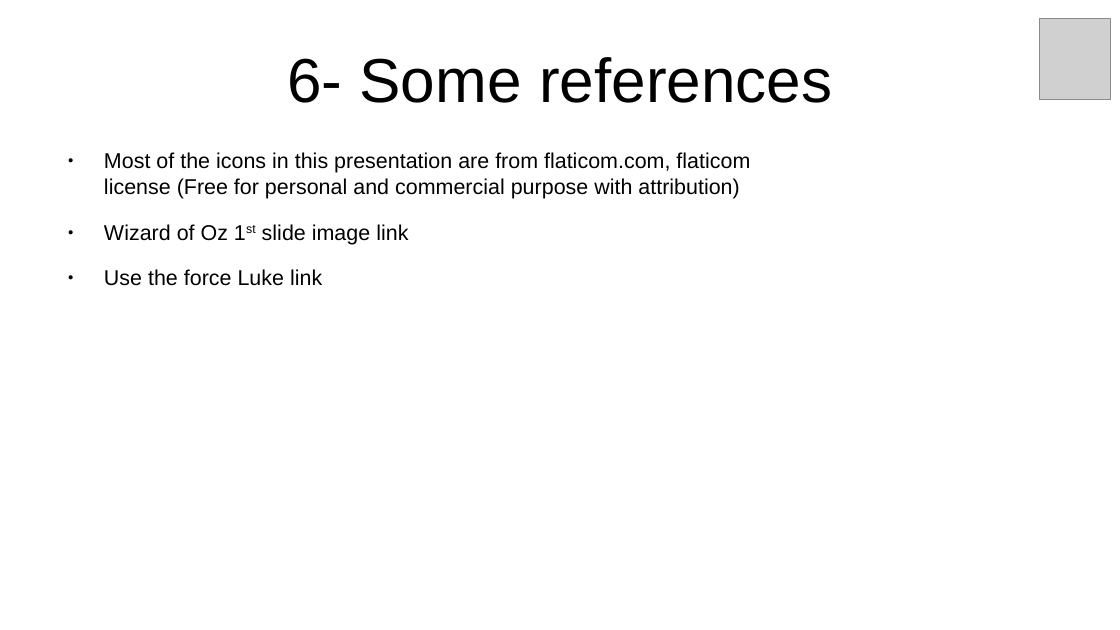
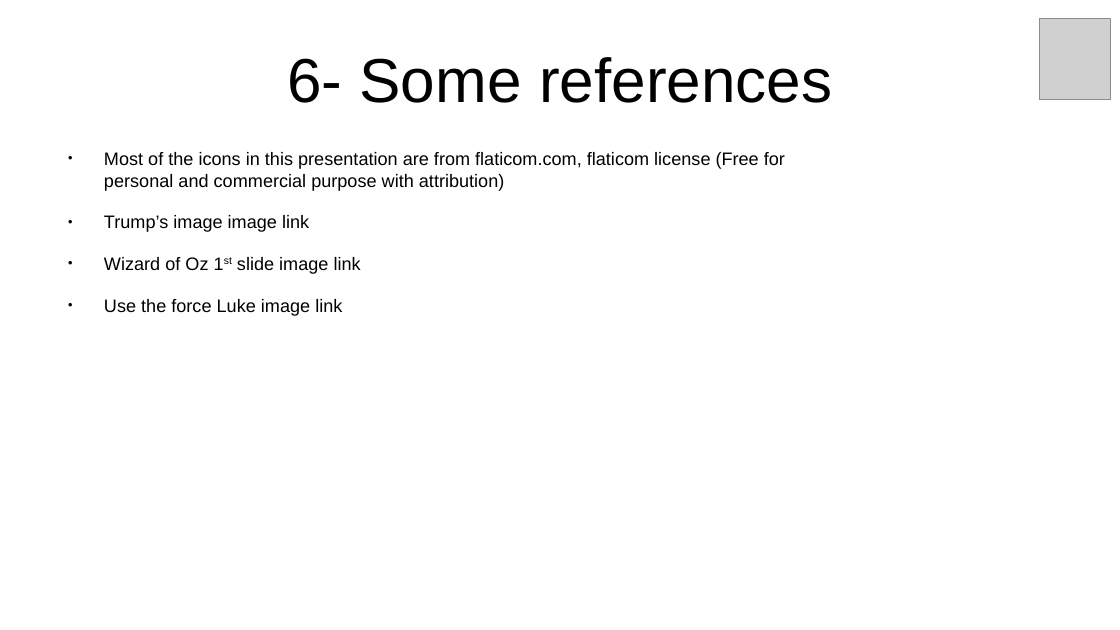
Before and after one commit to inigokintana/homelab-2-prod-ai-golden-path, a slide deck: slide 10 of docs/Presentation-homelab-2-prod-ai-golden-path.odp. Drawn at 1120x630 pixels with LibreOffice and Linux fonts; fonts in the diff are those of the drawing; grey boxes stand for pictures. Boxes give left, top, right and bottom in pixels: in the first picture for what was removed or moved away, otherwise in the second. Text is boxed around its words. In the diff, an @@ line names an element or a change of style, - is before the commit and + after.

```diff
--- a/docs/Presentation-homelab-2-prod-ai-golden-path.odp
+++ b/docs/Presentation-homelab-2-prod-ai-golden-path.odp
@@ text at <box>104,152,785,274</box>: size 15.2 to 12.8 pt in "Most of the icons in this presentation ...", "Wizard of Oz 1st slide image link" @@
@@ text at <box>104,215,309,232</box>: paragraph added @@
+● Trump’s image image link
@@ text at <box>104,299,342,316</box>: text changed; size 15.2 to 12.8 pt @@
-● Use the force Luke link
+● Use the force Luke image link
```
Also in this commit, not shown: 8 other slides changed, 4 other files.
